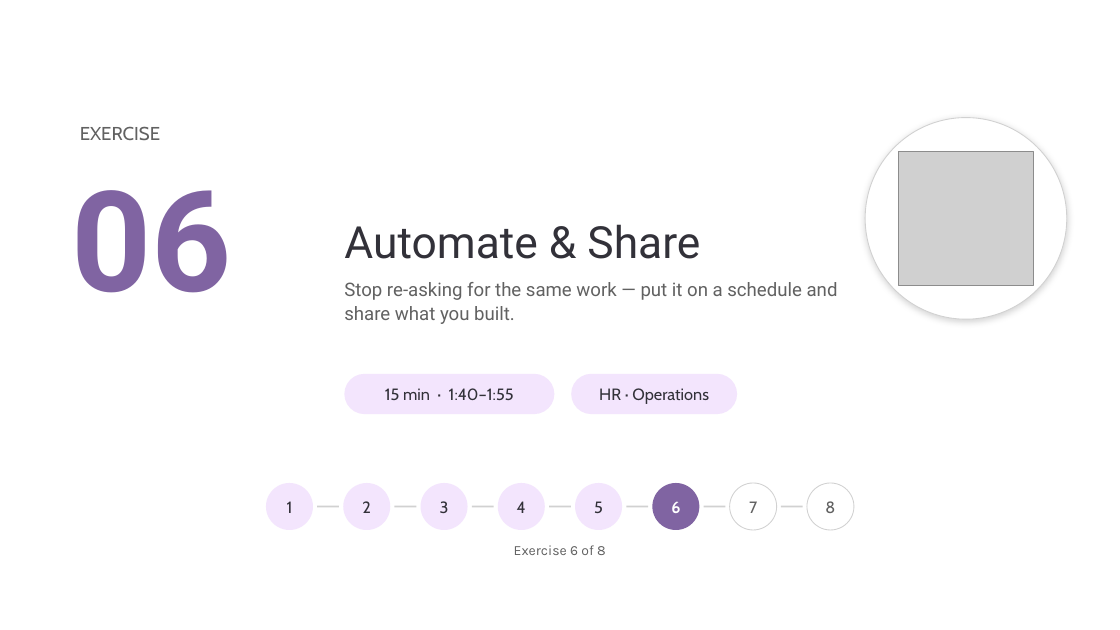
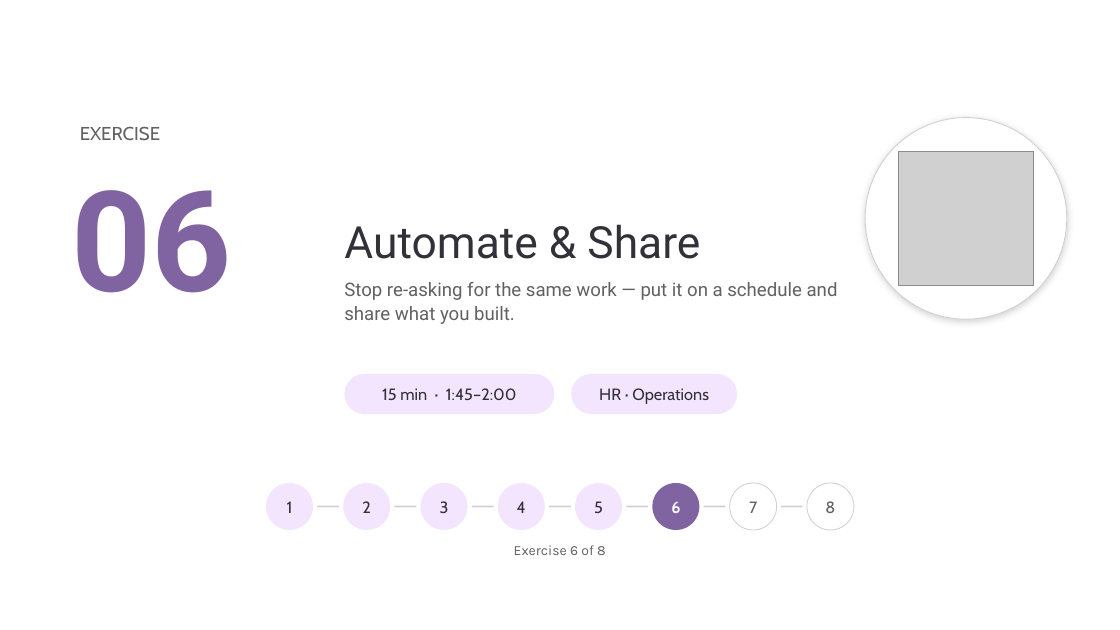
Before and after one commit to ragage/ai_hr_cowork_workshop, a slide deck: slide 37 of instructor/instructor-deck.pptx (slide 40 before the commit). Drawn at 1120x630 pixels with LibreOffice and Linux fonts; fonts in the diff are those of the drawing; grey boxes stand for pictures; background and template pictures are left out. Boxes give left, top, right and bottom in pixels: in the first picture for what was removed or moved away, otherwise in the second. Text is boxed around its words. In the diff, an @@ line names an element or a change of style, - is before the commit and + after.

```diff
--- a/instructor/instructor-deck.pptx
+++ b/instructor/instructor-deck.pptx
@@ text at bbox=[382, 388, 517, 400]: text changed @@
-15 min · 1:40–1:55
+15 min · 1:45–2:00
```
Also in this commit, not shown: 10 other slides changed, 19 other files.
